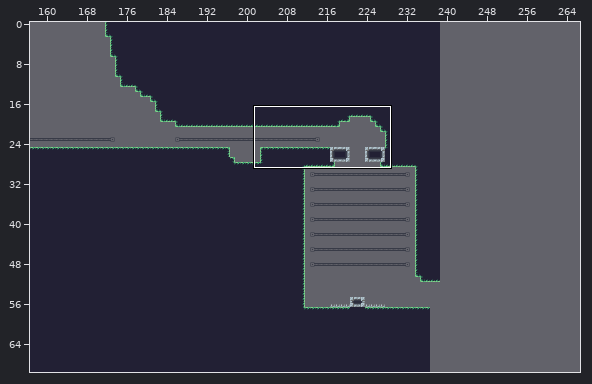
One commit to this Tiled map: citm_desvj_project_template-L08/Output/Assets/Maps/test.tmx. The picture above shows the old version from afar; the outline marks the close-up.
Close-up. First the earlier version:
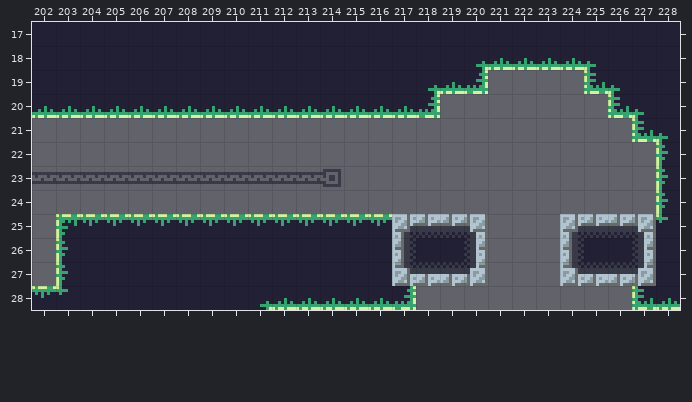
Cells are 8x8 px. Shown: x 202..228, y 17..28. The commit also changed other parts of the map, which this record leaves out. The old version is drawn lined up with the new one.
New version:
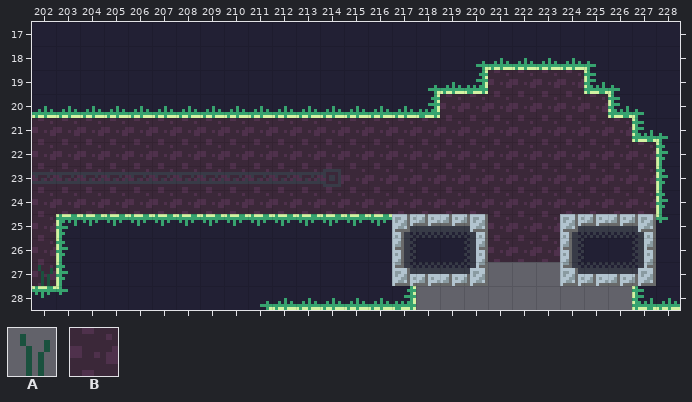
Key: from "GD-tileset": A 62, B 92.
_ is an empty cell.
From old to new:
map size 250x70 -> 300x70 cells
Layer "background":
y 19: x 221..224 ____ -> BBBB
y 20: x 219..225 _______ -> BBBBBBB
y 21: x 202..226 _________________________ -> BBBBBBBBBBBBBBBBBBBBBBBBB
y 22..24: x 202..227 __________________________ -> BBBBBBBBBBBBBBBBBBBBBBBBBB
y 25..26: x 202 _ -> B; x 221..223 ___ -> BBB
y 27: x 202 _ -> B
Layer "decoration":
y 27: x 202 _ -> A
Boxes around the changes in both close-ups, in picture pixels (x1, y1, x2, y2):
added: (32, 70, 656, 286)
